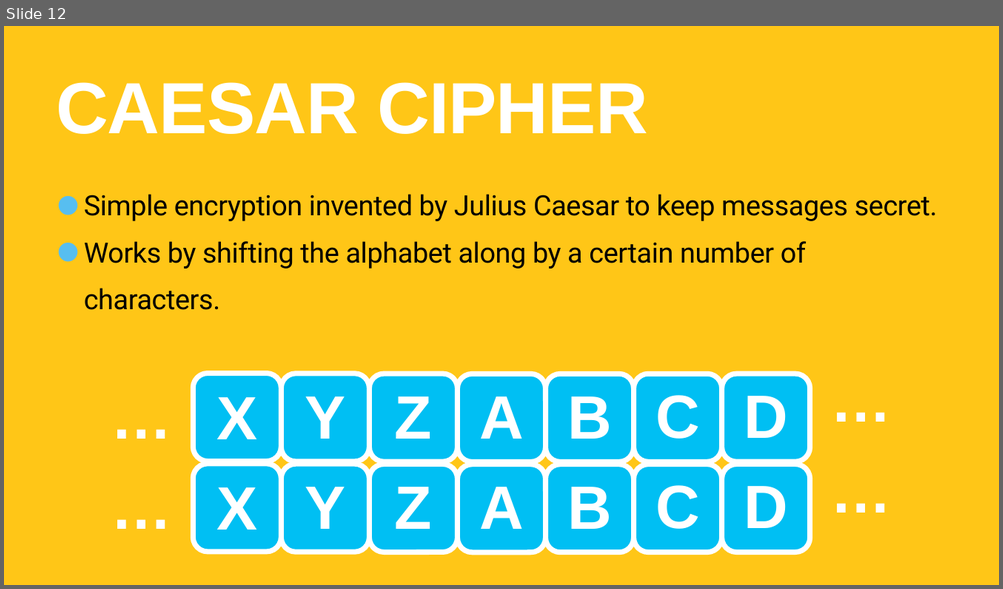
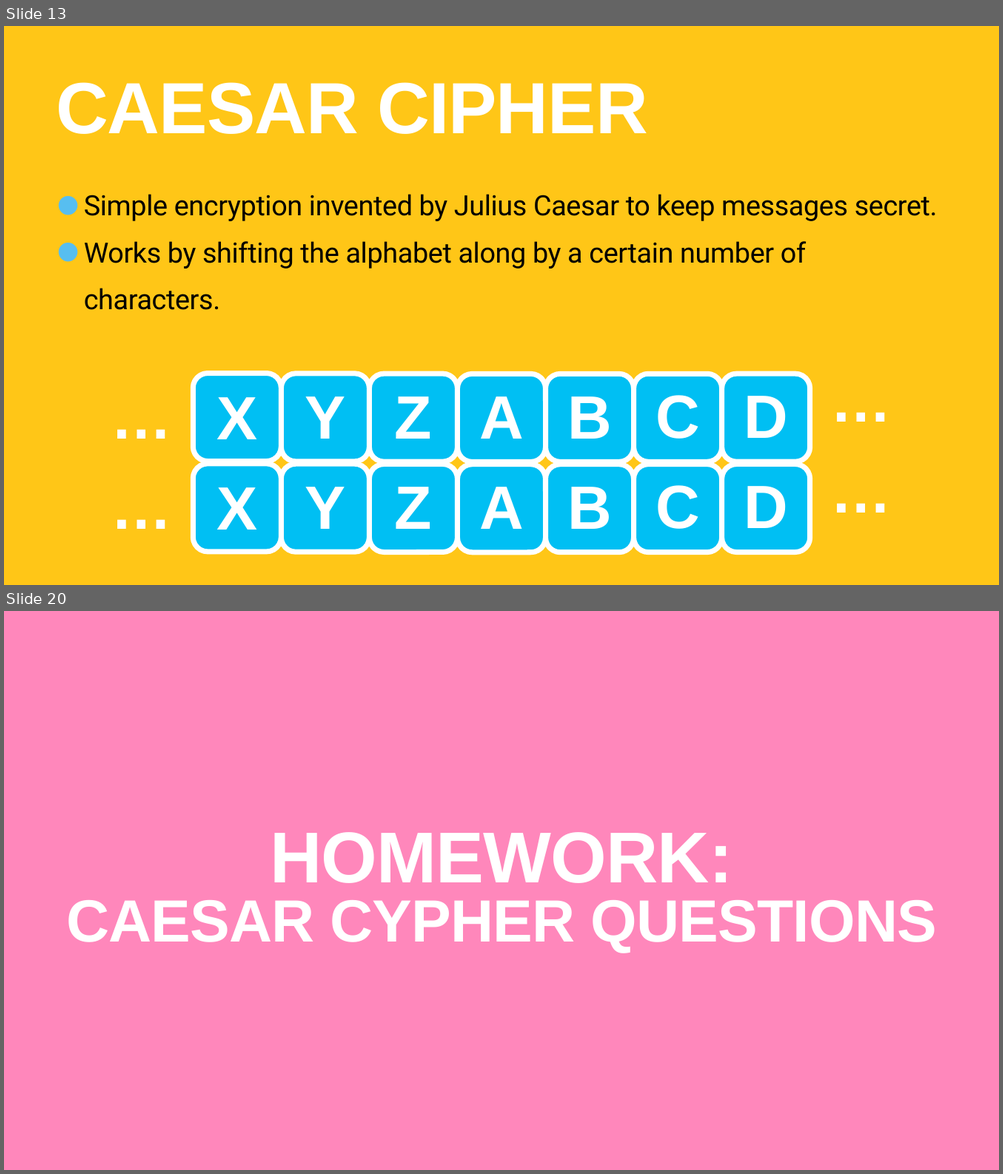
Before and after one commit to TommyWoodley/teaching, a slide deck: Y10/L2/L2.pptx. Shown one above the other, each under a label of ours: slide 12 before the commit, slides 13 and 20 after it; the slides between them are not shown. The pictures are 1003x589 and 1003x1174 pixels, drawn with LibreOffice and Linux fonts; fonts in the diff are those of the drawing. Boxes give left, top, right and bottom in pixels: in the first picture for what was removed or moved away, otherwise in the second. Text is boxed around its words. In the diff, an @@ line names an element or a change of style, - is before the commit and + after.

```diff
--- a/Y10/L2/L2.pptx
+++ b/Y10/L2/L2.pptx
@@ slide 20 added at [4,611,999,1170], background #FF87BB @@
@@ text added at [66,832,936,953], 115 pt, text #FFFFFF, bold @@
+HOMEWORK:
+CAESAR CYPHER QUESTIONS
@@ what was slide 12 is now slide 13 @@
```
Also in this commit, not shown: 2 slides changed, 7 other slides added, 9 other files.
